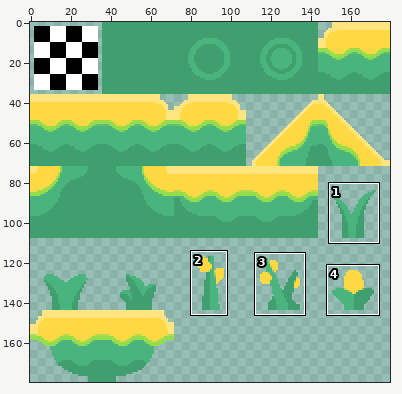
Sprite sheet, stored at WFC-GML/tilesets/ts_kenney/output_tileset.png. Above: a wide view before the commit, with the close-up outlined.
Close-up. The starting point:
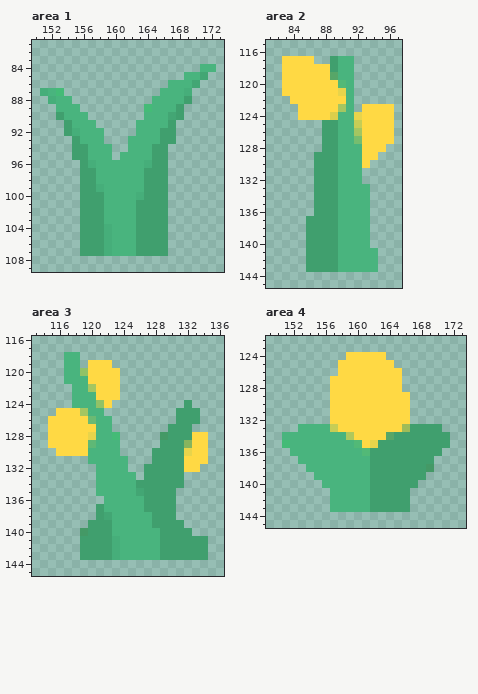
The file is 180x180 pixels. Colours within 5 levels of each other are drawn and written as one. Shown: area 1: x 150..173, y 81..109; area 2: x 81..97, y 115..145; area 3: x 113..136, y 116..145; area 4: x 149..173, y 122..145. The commit also changed other parts of the picture, which this record leaves out.
New version:
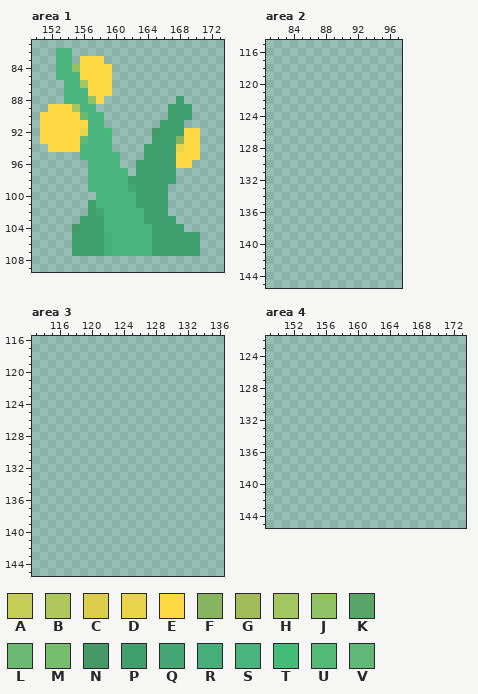
Palette (. is transparent): A #c6cd56  B #afc85d  C #dbce4b  D #e8d44b  E #ffd944  F #87b45e  G #9fbc59  H #a4c661  J #91c266  K #57a668  L #6bba73  M #76bd6f  N #449966  P #409f6e  Q #43a674  R #46ae7a  S #49b47e  T #44bb77  U #52b977  V #5fb876
Edits made:
Changed rows in their new state; - is an unchanged pixel.
Area 1:
first column x 151:
 82 --SS------------------
 83 --SS-EEE--------------
 84 --SSJEEEE-----------..
 85 --SSSEEEE---------...-
 86 ---SSHEEE-------....--
 87 ...SSSEEE------....---
 88 -..-SSJE------...P.---
 89 -EEEHSS------...P-P---
 90 EEEEELSS-----...P-P---
 91 EEEEEE-S----...P-P----
 92 EEEEED--T---..N--PEE--
 93 EEEEEV--S--...P--FEE--
 94 -EEEES-----..P--PDEE--
 95 ----.S---S...P--PEEE--
 96 -----.S---..PP--PEE---
 97 -----.S----.P---P-----
 98 -----.S----PP---P-----
 99 -----.SS---QP---------
100 -----..S----P---------
101 -----.-S--------------
102 -----.-Q----S---------
103 ------------S---P-----
104 ----N---S---SS--PP----
105 ----P-------SS--PPPP--
106 ----P-------SS--PPPP--
107 ----P-------SS--PPPP--
Area 2:
first column x 83:
117 ....--...-----
118 .........-----
119 .........-----
120 .........-----
121 .........-----
122 -........-----
123 --.......-....
124 --............
125 -----.........
126 -----.........
127 -----.........
128 -----........-
129 ----........--
130 ----.......---
131 ----......----
132 ----......----
133 ----.......---
134 ----.......---
135 ----.......---
136 ----.......---
137 ---........---
138 ---........---
139 ---........---
140 ---........---
141 ---.........--
142 ---.........--
143 ---.........--
Area 3:
first column x 115:
118 --..----------------
119 --..-...------------
120 --.......-----------
121 --.......-----------
122 ---......-----------
123 ---......-----------
124 ---.....---------.--
125 -......---------...-
126 ........--------...-
127 ........-------...--
128 .........-----......
129 .........-----......
130 -........----.......
131 -----.....---.......
132 ------....--.......-
133 ------.....-.....---
134 ------...........---
135 ------..........----
136 -------.........----
137 ------..........----
138 ------..........----
139 -----............---
140 ----..............--
141 ----................
142 ----................
143 ----................
Area 4:
first column x 151:
124 --------.....--------
125 -------.......-------
126 -------........------
127 ------.........------
128 ------.........------
129 ------..........-----
130 ------..........-----
131 ------..........-----
132 ------..........-----
133 --..................-
134 .....................
135 .....................
136 -...................-
137 --.................--
138 ---................--
139 ----..............---
140 -----............----
141 ------..........-----
142 ------..........-----
143 ------..........-----
Where, in picture pixels (left, top, right, bottom), the same in both close-ups:
changed: (40, 48, 216, 256)
erased: (282, 56, 394, 272)
erased: (48, 352, 208, 560)
erased: (282, 352, 450, 512)
